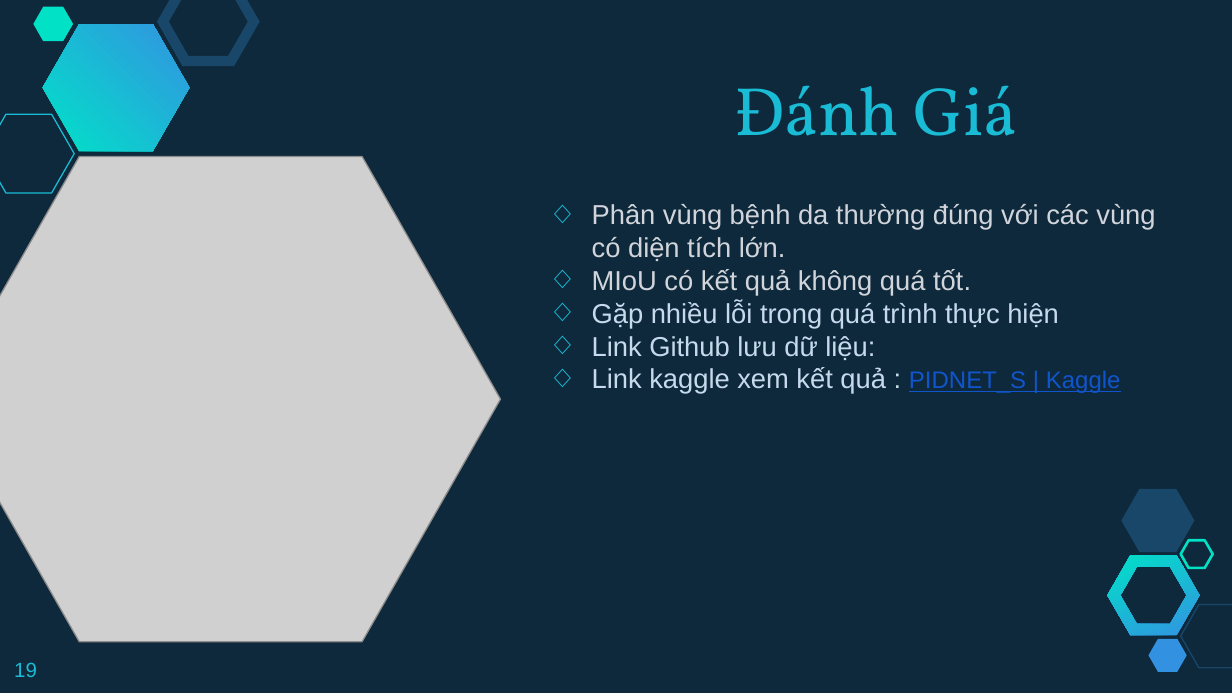
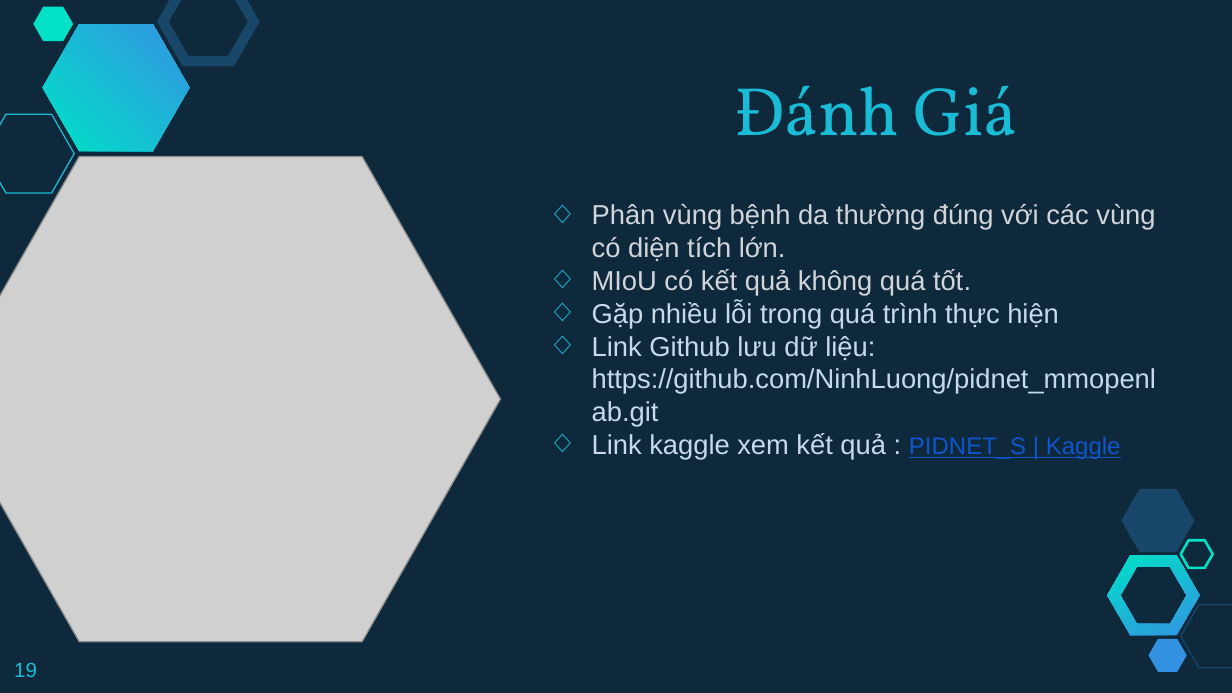
Before and after one commit to NinhLuong/pidnet_mmopenlab, a slide deck: slide 19 of slide_pidnet.pptx. Drawn at 1232x693 pixels with LibreOffice and Linux fonts; fonts in the diff are those of the drawing; grey boxes stand for pictures. Boxes give left, top, right and bottom in pixels: in the first picture for what was removed or moved away, otherwise in the second. Text is boxed around its words. In the diff, an @@ line names an element or a change of style, - is before the commit and + after.

```diff
--- a/slide_pidnet.pptx
+++ b/slide_pidnet.pptx
@@ text at <box>592,336,1156,427</box>: text changed @@
-◇ Link Github lưu dữ liệu:
+◇ Link Github lưu dữ liệu: https://github.com/NinhLuong/pidnet_mmopenlab.git
```
Also in this commit, not shown: 1 other file.
